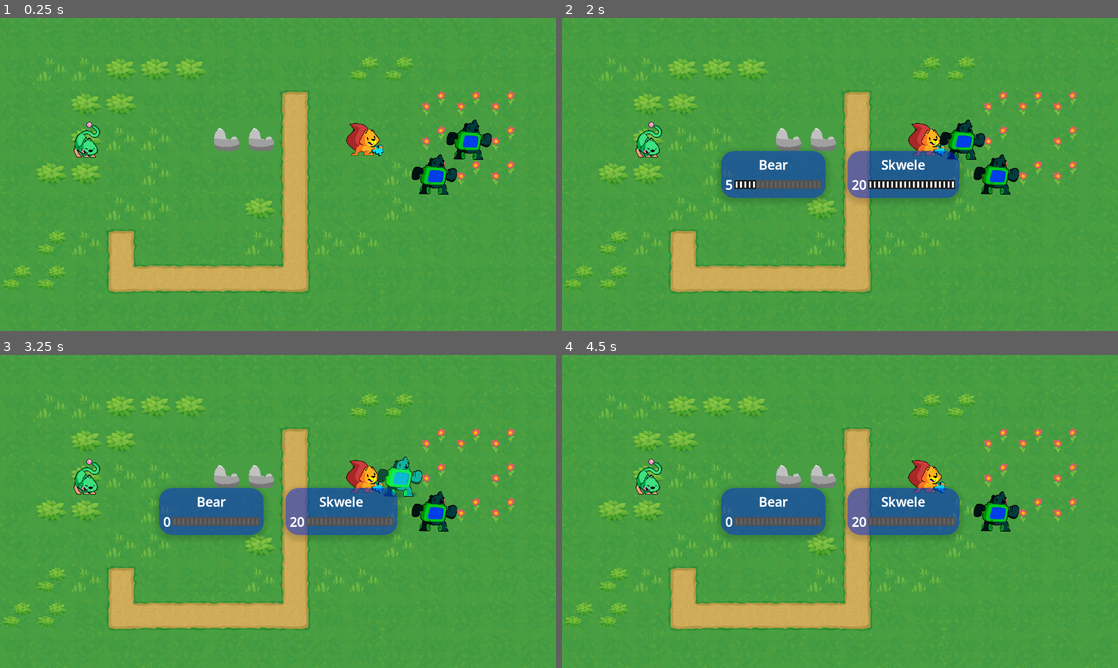
Above: before the commit, frames 1-4 (two rows, left to right).
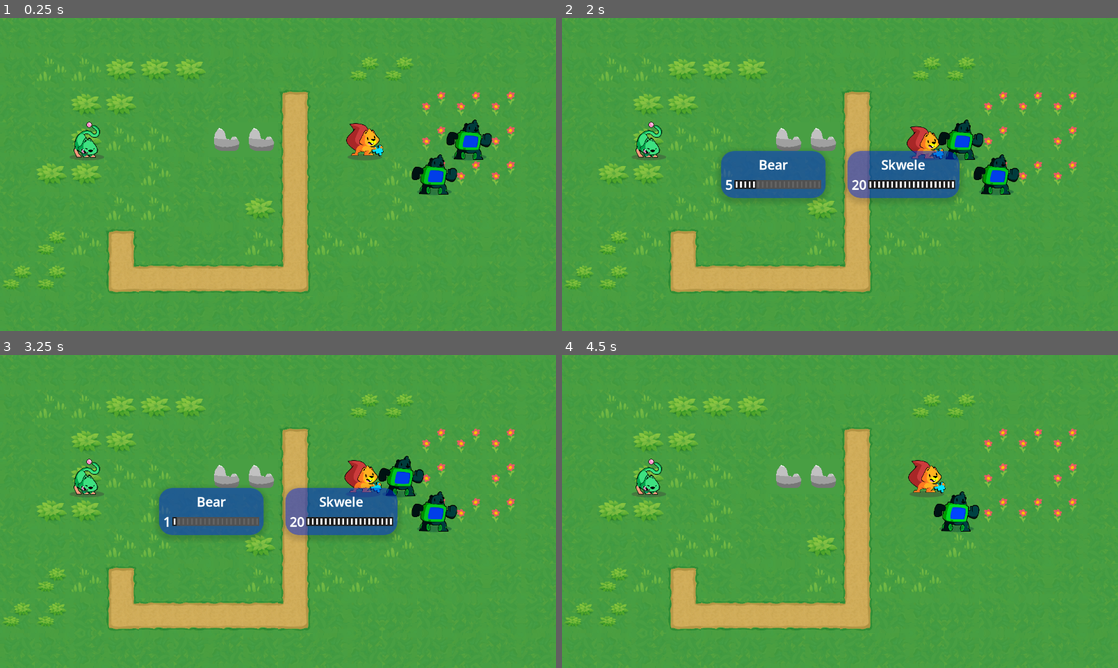
Above: after the commit, the same moments.

Repository: mojius/FarmStrategy
Game: Godot game, scene res://Main.tscn
The game is run twice, just before and just after one commit, with the same random seed, the same clock (stepped at 60 frames per second) and the same inputs.
Inputs (mouse positions are in pixels of both pictures, inside the frame that each line leads up to):
- Up to frame 1 (0.25 s): no input
- Up to frame 2 (2 s): tap Enter (ui_accept) at 0.5, 0.77, 1.52 s; move the mouse to (962, 158) at 0.52 s; press the mouse at (962, 158) at 0.53 s; hold Right (ui_right) 0.53-1.28 s; move the mouse to (728, 190) at 1.27 s; release the mouse at (728, 190) at 1.28 s; hold Down (ui_down) from 1.28 s (still down); click (728, 190) at 1.35 s
- Up to frame 3 (3.25 s): move the mouse to (333, 442) at 2.02 s; release Down (ui_down) at 2.03 s; press the mouse at (333, 442) at 2.03 s; hold Right (ui_right) 2.03-2.78 s; move the mouse to (250, 574) at 2.77 s; release the mouse at (250, 574) at 2.78 s; hold Up (ui_up) from 2.78 s (still down); click (250, 574) at 2.85 s; tap Enter (ui_accept) at 3.02 s
- Up to frame 4 (4.5 s): move the mouse to (1006, 558) at 3.52 s; release Up (ui_up) at 3.53 s; press the mouse at (1006, 558) at 3.53 s; hold Left (ui_left) from 3.53 s (still down); tap Enter (ui_accept) at 3.77 s; move the mouse to (673, 464) at 4.27 s; release the mouse at (673, 464) at 4.28 s; click (673, 464) at 4.35 s

The runs differ from the first frame. In frame 1, 0.2% of the frame differs, in the area x 12-88%, y 43-57%; in frame 2, 0.7%; in frame 3, 1.5%; in frame 4, 6.7%, in the area x 12-83%, y 42-59%.

Commit message:
Added shake animation, tweaked animations

Diff:
--- a/Combat/CombatObject.gd
+++ b/Combat/CombatObject.gd
@@ -73,6 +73,9 @@
 # Deal actual damage to a unit.
 func chip_damage(unit: Unit, damage: int):
 
+
+	unit.shake()
+
 	var t = create_tween()
 	var health_points: HBoxContainer = unit_boxes[unit].find_child("HealthPoints")
 
@@ -105,7 +108,10 @@
 
 	var tween = attacker.create_tween()
 	tween.tween_property(attacker, "position", dest_pos, attack_speed).from(source_pos).set_trans(Tween.TRANS_BACK)
-	tween.tween_property(attacker, "position", source_pos, attack_speed).from(dest_pos).set_trans(Tween.TRANS_BACK).set_ease(Tween.EASE_OUT)
+	await tween.finished
+	var tween2 = attacker.create_tween()
+	tween2.tween_property(attacker, "position", source_pos, attack_speed).from(dest_pos).set_trans(Tween.TRANS_BACK).set_ease(Tween.EASE_OUT)
+
 
 # Calculates the damage a unit should take. Will be more sophisticated later.
 func calculate_damage(attacker: Unit, target: Unit) -> int:
--- a/Main.tscn
+++ b/Main.tscn
@@ -70,6 +70,7 @@
 stats = SubResource("Resource_rb6ub")
 skin = ExtResource("8_bib8g")
 move_speed = 500
+shake_intensity = null
 
 [node name="Bear" parent="GameBoard" instance=ExtResource("2_n3f5l")]
 modulate = Color(0, 1, 1, 1)
@@ -78,6 +79,7 @@
 _faction = "Enemy"
 skin = ExtResource("8_r13vx")
 move_speed = 500
+shake_intensity = null
 
 [node name="Bear2" parent="GameBoard" instance=ExtResource("2_n3f5l")]
 modulate = Color(0, 1, 1, 1)
@@ -86,12 +88,14 @@
 _faction = "Enemy"
 skin = ExtResource("8_r13vx")
 move_speed = 500
+shake_intensity = null
 
 [node name="Kitty" parent="GameBoard" instance=ExtResource("2_n3f5l")]
 position = Vector2(200, 280)
 stats = SubResource("Resource_8us0h")
 skin = ExtResource("9_mrwsr")
 move_speed = 500
+shake_intensity = null
 
 [connection signal="cursor_enable" from="GameBoard" to="GameBoard/Cursor" method="_on_game_board_cursor_enable"]
 [connection signal="accept_pressed" from="GameBoard/Cursor" to="GameBoard" method="_on_cursor_accept_pressed"]
--- a/Units/Unit.gd
+++ b/Units/Unit.gd
@@ -43,6 +43,8 @@
 # The unit's move speed in pixels, when it's moving along a path.
 @export var move_speed := 100
 
+@export var shake_intensity := 50
+
 # Coordinates of the grid's cell the unit is on.
 var cell := Vector2.ZERO : set = set_cell
 # Toggles the "selected" animation on the unit.
@@ -55,6 +57,7 @@
 @onready var _sprite: Sprite2D = $PathFollow2D/Sprite
 @onready var _anim_player: AnimationPlayer = $AnimationPlayer
 @onready var _path_follow: PathFollow2D = $PathFollow2D
+@onready var _shake_timer: Timer = $ShakeTimer
 
 var _anim_state = "idle" :
 	set(value):
@@ -117,7 +120,6 @@
 
 func _set_is_walking(value: bool) -> void:
 	_is_walking = value
-	set_process(_is_walking)
 	SoundManager.Walk_Sound_Play()
 
 # Emitted when the unit reached the end of a path along which it was walking.
@@ -126,6 +128,7 @@
 signal walk_finished
 
 func _ready() -> void:
+
 	if stats.hp_override:
 		stats.hp = stats.override
 	else:
@@ -134,7 +137,7 @@
 
 	# We'll use the `_process()` callback to move the unit along a path. Unless it has a path to
 	# walk, we don't want it to update every frame. See `walk_along()` below.
-	set_process(false)
+	# set_process(false)
 
 	# The following lines initialize the `cell` property and snap the unit to the cell's center on the map.
 	self.cell = grid.calculate_grid_coordinates(position)
@@ -148,6 +151,12 @@
 # When active, moves the unit along its `curve` with the help of the PathFollow2D node.
 func _process(delta: float) -> void:
 	if Engine.is_editor_hint(): return
+
+	var shake_value = Vector2(randf_range(-1,1), randf_range(-1,1)) * _shake_timer.time_left * shake_intensity
+	_sprite.offset = Vector2(0,0) + shake_value
+
+	if not (_is_walking): return
+
 	# Every frame, the `PathFollow2D.offset` property moves the sprites along the `curve`.
 	# The great thing about this is it moves an exact number of pixels taking turns into account.
 	_path_follow.progress += move_speed * delta
@@ -203,3 +212,6 @@
 	_anim_state = "death"
 	await _anim_player.animation_finished
 	queue_free()
+
+func shake():
+	_shake_timer.start()
--- a/Units/Unit.tscn
+++ b/Units/Unit.tscn
@@ -30,7 +30,6 @@
 
 [sub_resource type="Animation" id="Animation_c3nts"]
 resource_name = "death"
-length = 2.0
 tracks/0/type = "value"
 tracks/0/imported = false
 tracks/0/enabled = true
@@ -38,7 +37,7 @@
 tracks/0/interp = 1
 tracks/0/loop_wrap = true
 tracks/0/keys = {
-"times": PackedFloat32Array(0, 1.5),
+"times": PackedFloat32Array(0, 1),
 "transitions": PackedFloat32Array(1, 1),
 "update": 0,
 "values": [Color(4, 4, 4, 1), Color(0, 0, 0, 0)]
@@ -50,7 +49,7 @@
 tracks/1/interp = 1
 tracks/1/loop_wrap = true
 tracks/1/keys = {
-"times": PackedFloat32Array(0.1, 1.5),
+"times": PackedFloat32Array(0.1, 1),
 "transitions": PackedFloat32Array(1, 1),
 "update": 0,
 "values": [Color(0.227451, 0.227451, 0.227451, 0.384314), Color(0.227451, 0.227451, 0.227451, 0)]
@@ -117,13 +116,14 @@
 script = ExtResource("1_6k3gw")
 stats = SubResource("Resource_vrhgb")
 move_speed = 300
+shake_intensity = 95
 
 [node name="PathFollow2D" type="PathFollow2D" parent="."]
 rotates = false
 loop = false
 
 [node name="Shadow" type="Sprite2D" parent="PathFollow2D"]
-modulate = Color(0.227451, 0.227451, 0.227451, 0)
+modulate = Color(0.227451, 0.227451, 0.227451, 0.384314)
 position = Vector2(0, 40)
 texture = ExtResource("2_bravp")
 
@@ -136,3 +136,7 @@
 "": SubResource("AnimationLibrary_pwn11")
 }
 autoplay = "idle"
+
+[node name="ShakeTimer" type="Timer" parent="."]
+wait_time = 0.35
+one_shot = true
